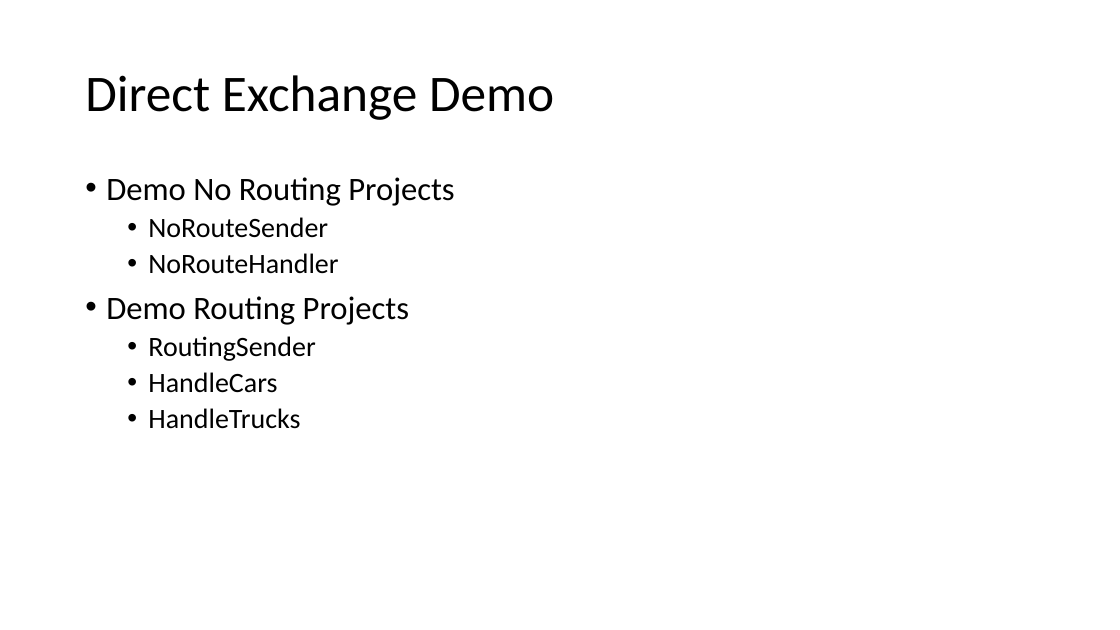
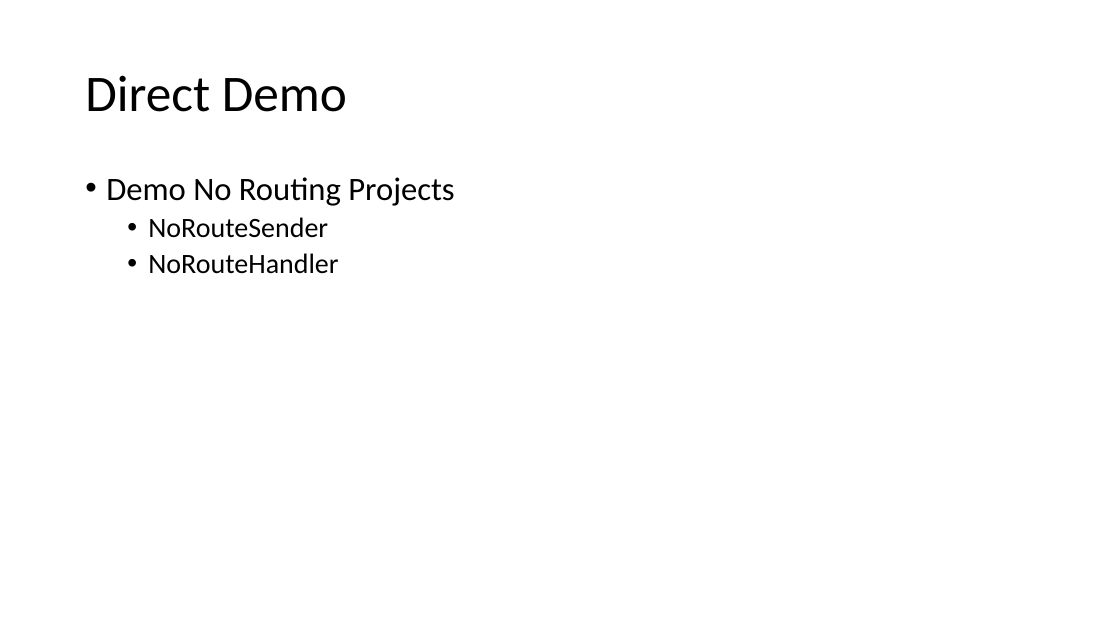
Before and after one commit to zaudtke/MessageQueuePresentation, a slide deck: slide 11 of slides/ThatMessageQueuesPresentation.pptx (slide 12 before the commit). Drawn at 1120x630 pixels with LibreOffice and Linux fonts; fonts in the diff are those of the drawing. Boxes give left, top, right and bottom in pixels: in the first picture for what was removed or moved away, otherwise in the second. Text is boxed around its words. In the diff, an @@ line names an element or a change of style, - is before the commit and + after.

```diff
--- a/slides/ThatMessageQueuesPresentation.pptx
+++ b/slides/ThatMessageQueuesPresentation.pptx
@@ title at box(85, 75, 347, 112): text changed @@
-Direct Exchange Demo
+Direct Demo
@@ text at box(106, 296, 409, 429): paragraphs removed @@
-• Demo Routing Projects
-  • RoutingSender
-  • HandleCars
-  • HandleTrucks
```
Also in this commit, not shown: 12 other slides changed, 9 slides added, 10 slides removed.
